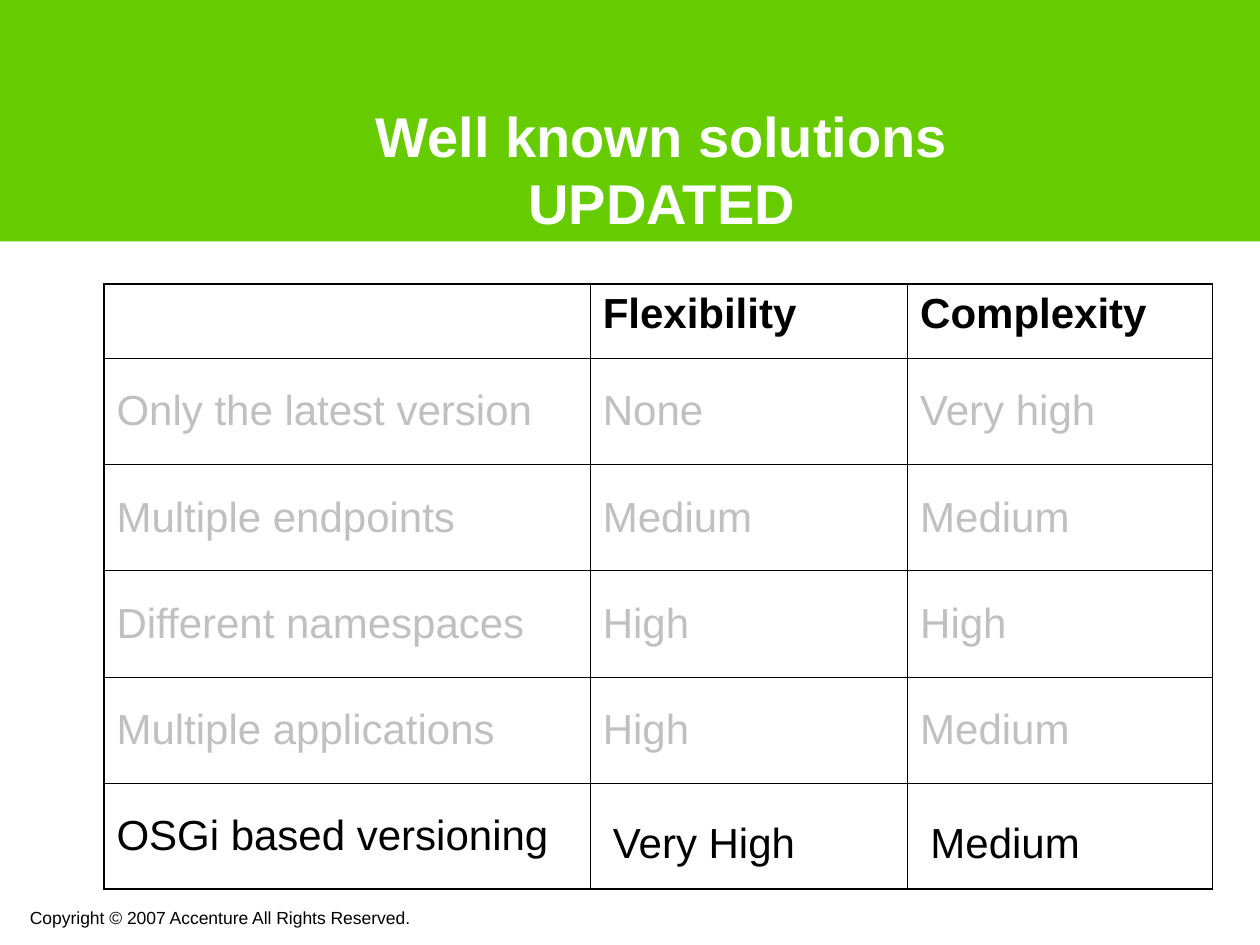
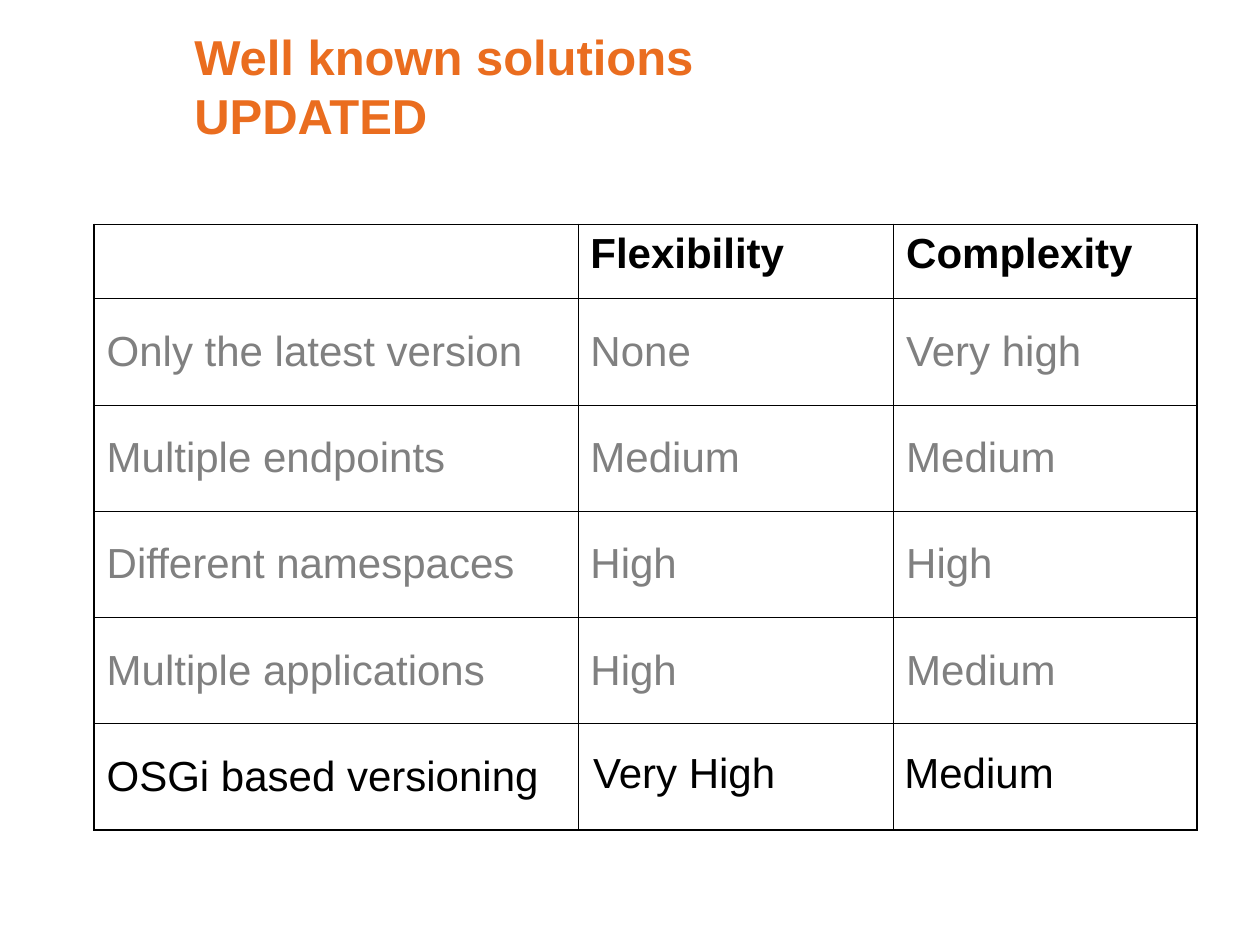
Before and after one commit to noushadali/osgi-samples, a slide deck: slide 17 of congress-registration/documentation/Webservice versioning using osgi.ppt (slide 18 before the commit). Drawn at 1260x945 pixels with LibreOffice and Linux fonts; fonts in the diff are those of the drawing; background and template pictures are left out. Boxes give left, top, right and bottom in pixels: in the first picture for what was removed or moved away, otherwise in the second. Text is boxed around its words. In the diff, an @@ line names an element or a change of style, - is before the commit and + after.

```diff
--- a/congress-registration/documentation/Webservice versioning using osgi.ppt
+++ b/congress-registration/documentation/Webservice versioning using osgi.ppt
@@ rectangle removed at [0,0,1260,242] @@
@@ title "Well known solutions UPDATED": place and size @@
-title "Well known solutions UPDATED" at [376,116,947,225]
+title "Well known solutions UPDATED" at [194,39,693,135]
@@ title "Well known solutions UPDATED" at [194,39,693,135]: size 32 to 28 pt, text colour #FFFFFF to #EA6D1F; alignment centre to left; vertical alignment bottom to middle @@
@@ table at [94,224,1198,829] @@
@@ text colour #C0C0C0 to #808080 in "Only the latest version", "None", "Very high", "Multiple endpoints" and 8 more places @@
@@ table: place and size @@
-table at [105,284,1213,888]
+table at [94,224,1198,829]
@@ text "Very High": place and size @@
-text "Very High" at [613,827,795,866]
+text "Very High" at [593,757,775,797]
@@ text "Medium": place and size @@
-text "Medium" at [930,827,1079,859]
+text "Medium" at [904,757,1053,789]
@@ text removed at [30,911,411,928] @@
-Copyright © 2007 Accenture All Rights Reserved.
```
Also in this commit, not shown: 17 other slides changed, 1 slide added, 2 slides removed.
